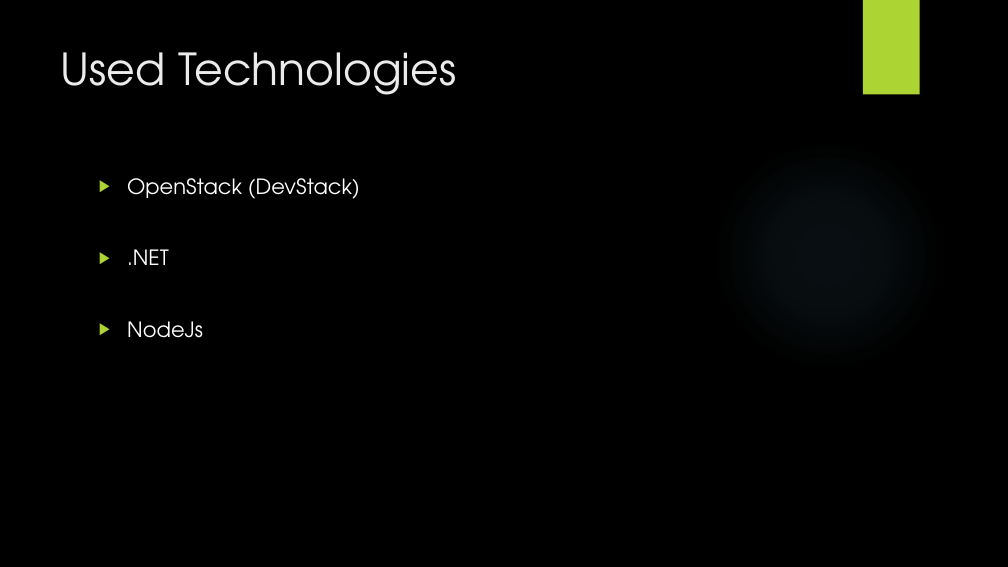
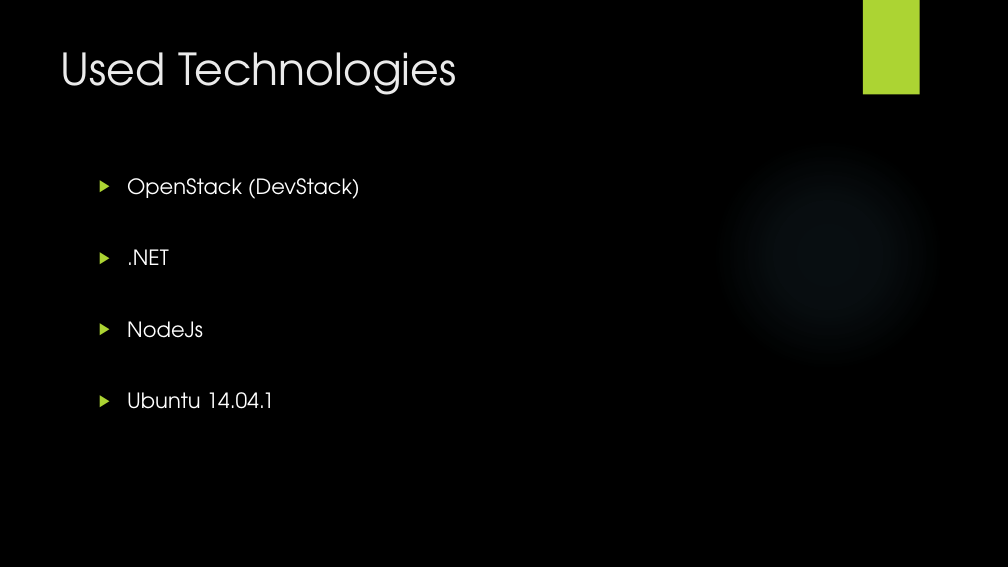
Before and after one commit to lightstalker89/MIT_SAD, a slide deck: slide 2 of 3nd_sem/cc/le_gr_mu/01_Ex_Hm/Presentation/Enabling Technologies.pptx. Drawn at 1008x567 pixels with LibreOffice and Linux fonts; fonts in the diff are those of the drawing; background and template pictures are left out. Boxes give left, top, right and bottom in pixels: in the first picture for what was removed or moved away, otherwise in the second. Text is boxed around its words. In the diff, an @@ line names an element or a change of style, - is before the commit and + after.

Commit message:
+) Update presentation

```diff
--- a/3nd_sem/cc/le_gr_mu/01_Ex_Hm/Presentation/Enabling Technologies.pptx
+++ b/3nd_sem/cc/le_gr_mu/01_Ex_Hm/Presentation/Enabling Technologies.pptx
@@ text at (127, 392, 275, 409): paragraph added @@
+▶ Ubuntu 14.04.1
```
